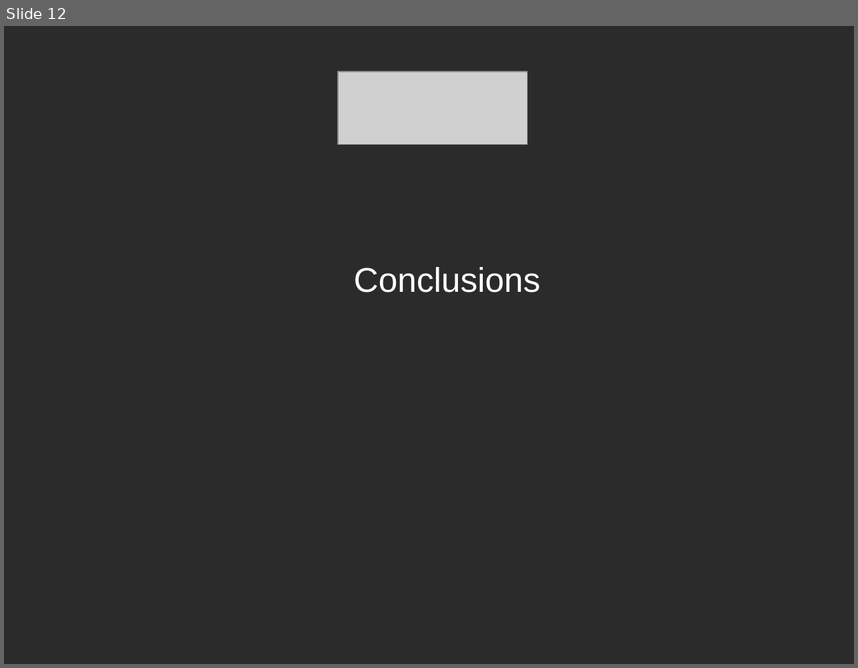
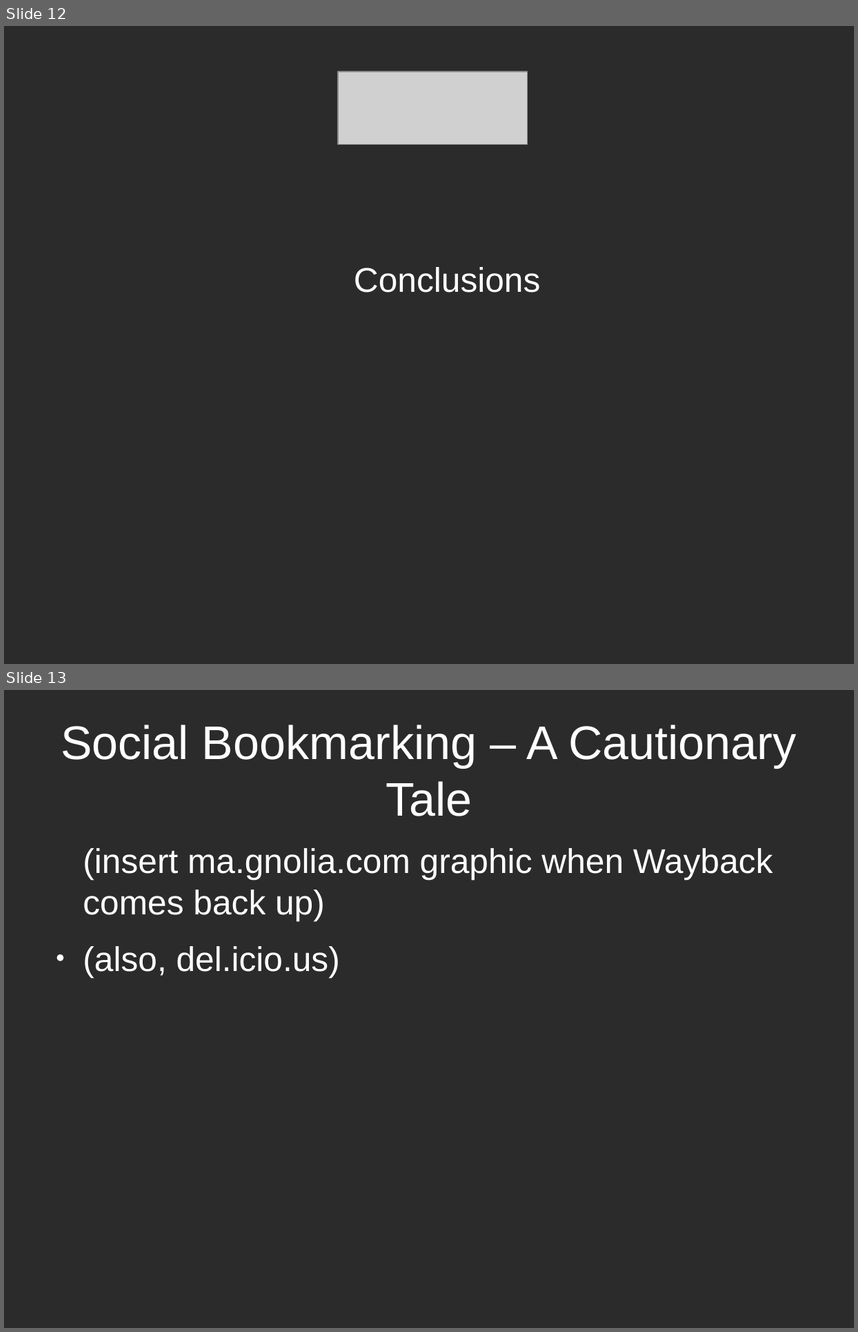
Before and after one commit to ruebot/SuperConference-2011---Cloud-computing, a slide deck: sc-2011-local-clouds.odp. Shown one above the other, each under a label of ours: slide 12 before the commit, slides 12 and 13 after it. The pictures are 858x668 and 858x1332 pixels, drawn with LibreOffice and Linux fonts; fonts in the diff are those of the drawing; grey boxes stand for pictures; background and template pictures are left out; a plain dark background stands for a picture behind light text. Boxes give left, top, right and bottom in pixels: in the first picture for what was removed or moved away, otherwise in the second. Text is boxed around its words. In the diff, an @@ line names an element or a change of style, - is before the commit and + after.

```diff
--- a/sc-2011-local-clouds.odp
+++ b/sc-2011-local-clouds.odp
@@ slide 13 added at (x1=4, y1=690, x2=854, y2=1328), background picture (left out) @@
@@ title added at (x1=61, y1=724, x2=796, y2=816), 44 pt, text #FFFFFF @@
+Social Bookmarking – A Cautionary Tale
@@ text added at (x1=83, y1=848, x2=773, y2=977), 32 pt, text #FFFFFF @@
+(insert ma.gnolia.com graphic when Wayback comes back up)
+● (also, del.icio.us)
```
Also in this commit, not shown: 1 other slide added, 1 slide removed.
